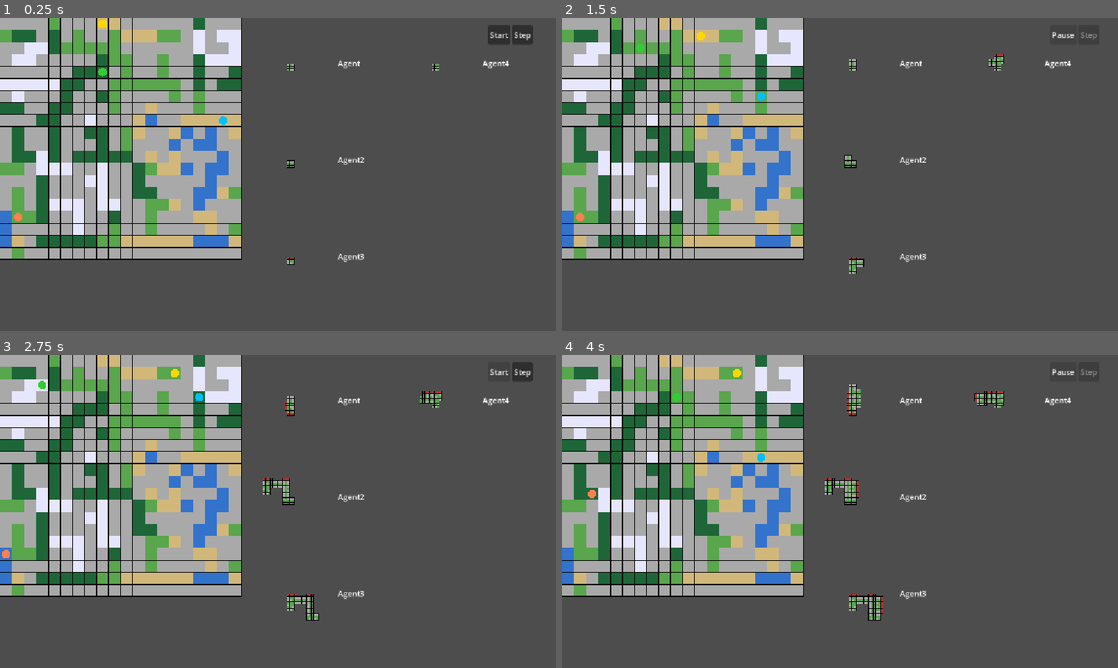
Above: before the commit, frames 1-4 (two rows, left to right).
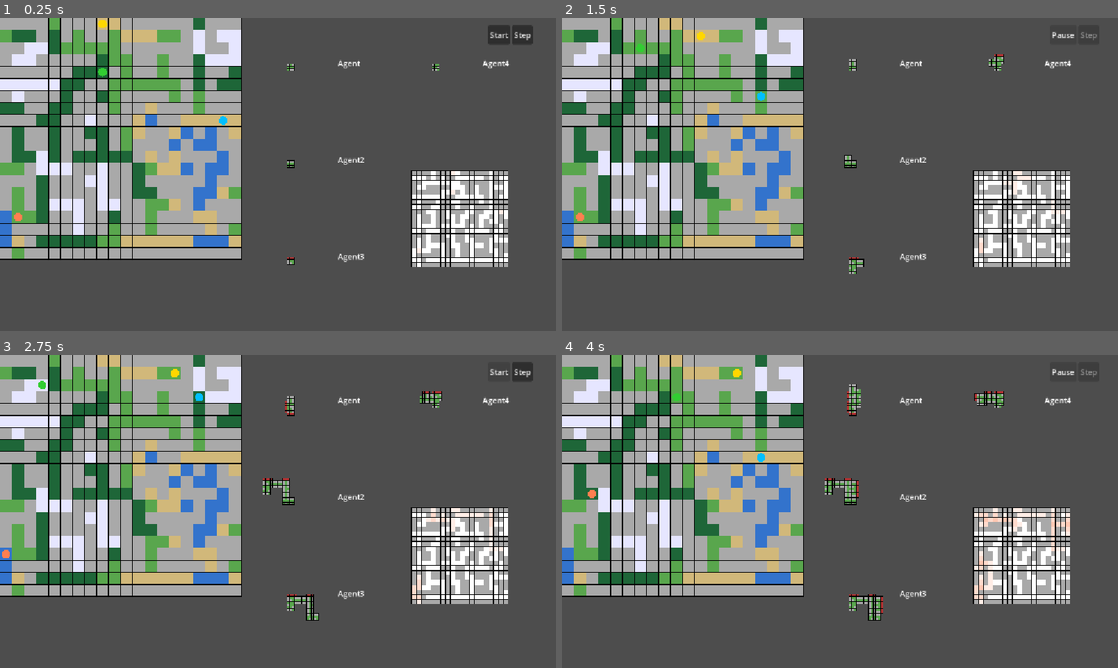
Above: after the commit, the same moments.

Repository: HugoGellida/Projet-SMA-Avanc-
Game: Godot game, scene res://node_2d.tscn
Two runs of this game, one before a commit and one after it. Both use one fixed random seed, a clock stepped at 60 frames per second and the inputs below.
Inputs:
- Up to frame 1 (0.25 s): no input
- Up to frame 2 (1.5 s): click "Step" at 0.5 s; click "Start" at 1.25 s
- Up to frame 3 (2.75 s): click "Pause" at 2 s
- Up to frame 4 (4 s): click "Start" at 2.75 s

The runs differ from the first frame. In frame 1, 5.4% of the frame differs, in the area x 73-92%, y 48-80%; in frame 2, 5.4%; in frame 3, 5.4%; in frame 4, 5.4%.

Commit message:
add heat map analyse

Diff:
--- a/node_2d.tscn
+++ b/node_2d.tscn
@@ -5,6 +5,8 @@
 [ext_resource type="Script" uid="uid://ehctiehj3fvu" path="res://scripts/Agent.gd" id="3_epypp"]
 [ext_resource type="Script" uid="uid://dwp40gb2mvqjr" path="res://scripts/SimulationManager.gd" id="4_0hol4"]
 [ext_resource type="Script" uid="uid://ctw2f6283qdi8" path="res://scripts/AgentMapRenderer.gd" id="4_q6r6c"]
+[ext_resource type="Script" uid="uid://cbjfiid1gxu4u" path="res://scripts/HeatMap.gd" id="6_kdubu"]
+[ext_resource type="Script" uid="uid://dlk1qwwwbn2xo" path="res://scripts/HeatMapRenderer.gd" id="7_d21ai"]
 
 [node name="Node2D" type="Node2D" unique_id=1587768246]
 
@@ -65,4 +67,11 @@
 layout_mode = 2
 text = "Step"
 
+[node name="HeatMap" type="Node2D" parent="." unique_id=1821138963]
+script = ExtResource("6_kdubu")
+
+[node name="HeatMapRenderer" type="Node2D" parent="." unique_id=1069816007]
+position = Vector2(853, 316)
+script = ExtResource("7_d21ai")
+
 [connection signal="timeout" from="SimulationManager/StepTimer" to="SimulationManager" method="_on_setp_timer_timeout"]
--- /dev/null
+++ b/scripts/HeatMap.gd
@@ -0,0 +1,19 @@
+extends Node2D
+class_name HeatMap
+
+@onready var world_map: Map = $"../Map"
+
+
+var case_with_number: Dictionary = {}
+
+
+func _ready():
+	initialize()
+
+
+func initialize() ->void:
+	case_with_number.clear()
+
+	for tile in world_map.content:
+		var coord:Vector2i = tile.coord
+		case_with_number[coord] = 0;
--- /dev/null
+++ b/scripts/HeatMapRenderer.gd
@@ -0,0 +1,38 @@
+extends Node2D
+class_name HeatMapRenderer
+
+@export var tile_size: int = 10
+@export_range(1, 100, 1) var max_heat_visits: int = 10
+
+@onready var heat_map: HeatMap = $"../HeatMap"
+@onready var world_map: Map = $"../Map"
+
+
+func _draw() -> void:
+	for tile: Tile in world_map.content:
+		var coord: Vector2i = tile.coord
+		var visits: int = heat_map.case_with_number.get(coord, 0)
+
+		var color: Color
+
+		if tile.obstacle:
+			color = Color.DARK_GRAY
+		else:
+			var intensity: float = clampf(
+				float(visits) / float(max_heat_visits),
+				0.0,
+				1.0
+			)
+
+			var low_color := Color.WHITE
+			var high_color := Color(1.0, 0.27, 0.0)
+
+			color = low_color.lerp(high_color, intensity)
+
+		var rect := Rect2(
+			Vector2(coord) * tile_size,
+			Vector2.ONE * tile_size
+		)
+
+		draw_rect(rect, color)
+		draw_rect(rect, Color.BLACK, false, 1.0)
--- a/scripts/SimulationManager.gd
+++ b/scripts/SimulationManager.gd
@@ -6,6 +6,8 @@
 @onready var world: Map = $"../Map"
 @onready var map_renderer: MapRenderer = $"../MapRenderer"
 @onready var agents_root: Node2D = $"../Agents"
+@onready var heat_map: HeatMap = $"../HeatMap"
+@onready var heat_map_renderer: HeatMapRenderer = $"../HeatMapRenderer"
 
 @onready var agent_map_renderer_1: AgentMapRenderer = $"../AgentMapRenderer1"
 @onready var agent_map_renderer_2: AgentMapRenderer = $"../AgentMapRenderer2"
@@ -71,6 +73,7 @@
 	# mise à jour le communication array pour tous les agent après la registation
 	for agent in agents:
 		_update_agent_comunicate_array(agent)
+		_update_heat_map(agent)
 
 	# échanger la carte avant partir
 	_exchange_agent_maps()
@@ -79,6 +82,7 @@
 	step_timer.stop()
 	simulation_finished = false
 	_update_control_buttons()
+
 
 
 func _get_free_cells() -> Array[Vector2i]:
@@ -208,6 +212,7 @@
 				agent_with_world_positions[agent] = target
 				agent.confirm_move(action)
 				_update_agent_display(agent)
+				_update_heat_map(agent)
 
 		_update_agent_perception(agent)
 
@@ -299,3 +304,14 @@
 		run_pause_button.text = "Pause"
 
 	step_button.disabled = not is_paused
+
+
+func _update_heat_map(agent: Agent) -> void:
+	var coord: Vector2i = agent_with_world_positions[agent]
+
+	if not heat_map.case_with_number.has(coord):
+		push_warning("Heat map does not contain cell: %s" % coord)
+		return
+
+	heat_map.case_with_number[coord] += 1
+	heat_map_renderer.queue_redraw()
Not shown, added: scripts/HeatMap.gd.uid
Not shown, added: scripts/HeatMapRenderer.gd.uid
